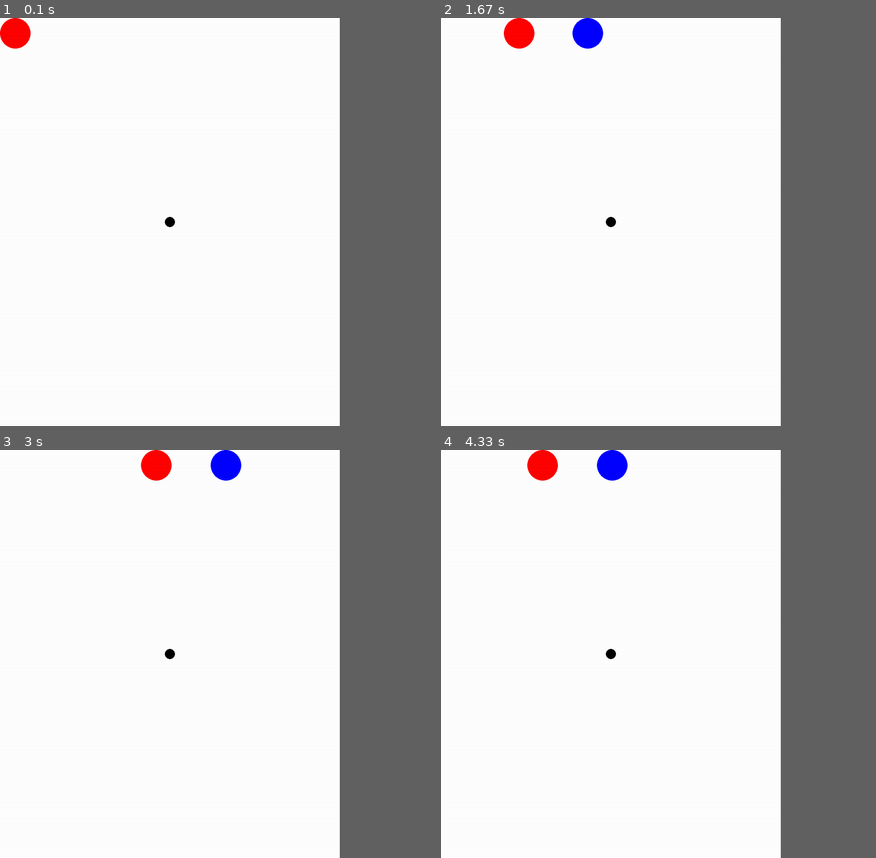
Above: before the commit, frames 1-4 (two rows, left to right).
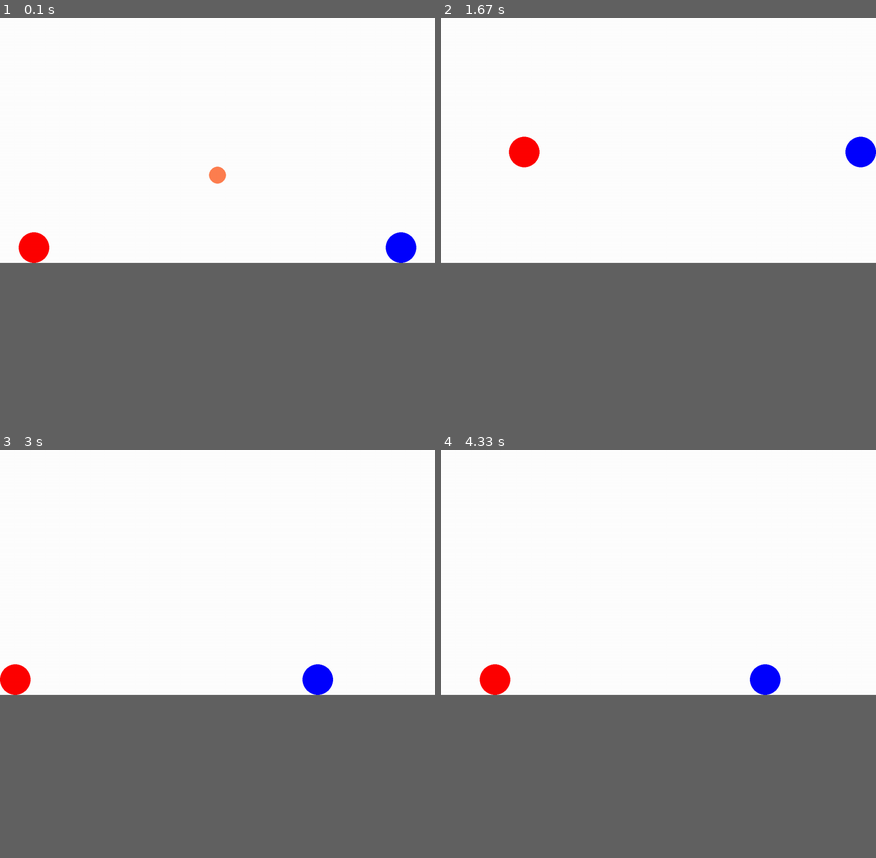
Above: after the commit, the same moments.

Repository: TaySay95/Programming
Game: pygame game, started from final.py
Two runs of this game, one before a commit and one after it. Both use one fixed random seed, a clock stepped at 60 frames per second and the inputs below.
Inputs:
- Up to frame 1 (0.1 s): no input
- Up to frame 2 (1.67 s): hold A 0.33-0.8 s; hold Right 0.33-0.8 s; hold Right 0.83-1.3 s; hold D 0.83-1.3 s; hold Up 1.33-1.63 s; hold W 1.33-1.63 s
- Up to frame 3 (3 s): hold Right 1.67-2.13 s; hold D 1.67-2.13 s; hold Left 2.17-2.7 s; hold A 2.17-2.7 s; hold Left from 2.73 s (still down); hold A from 2.73 s (still down)
- Up to frame 4 (4.33 s): release Left at 3.13 s; release A at 3.13 s; hold Up 3.17-3.53 s; hold W 3.17-3.53 s; hold Right 3.57-4.2 s; hold D 3.57-4.2 s; hold Left from 4.23 s (still down); hold A from 4.23 s (still down)
In our replay, the window is 703x843 before the commit and 900x506 after it. These sizes can differ from the game's own. Grey fills any space a smaller window leaves; there, only what the larger window draws over its background counts as a difference.

The runs differ from the first frame. In frame 1, 1.4% of the frame differs, in the area x 0-96%, y 0-61%; in frame 2, 1.7%; in frame 3, 1.7%, in the area x 0-77%, y 0-61%; in frame 4, 1.7%.

Commit message:
chaned to basketball

Diff:
--- a/final.py
+++ b/final.py
@@ -16,91 +16,89 @@
 GREEN = (0, 255, 0)
 BLUE = (0, 0, 255)
 GRAY = (128, 128, 128)
-PUCKBLACK = (1, 1, 1)
-
-WIDTH = 1000
-HEIGHT = 1200
+ORANGE = (255, 127, 80)
+
+WIDTH = 1280
+HEIGHT = 720
 SCREEN_SIZE = (WIDTH, HEIGHT)
 
-class Puck(pg.sprite.Sprite):
+class Ball(pg.sprite.Sprite):
     def __init__(self, players:pg.sprite.Group = None):
         super().__init__()
 
-        self.image = pg.Surface((30,30))
+        self.image = pg.Surface((50,50))
         self.image.set_colorkey(BLACK)
-        pg.draw.circle(self.image, PUCKBLACK, (15,15), 15)
+        pg.draw.circle(self.image, ORANGE, (25,25), 25)
 
         self.rect = self.image.get_rect()
         self.rect.center = (WIDTH // 2, HEIGHT // 2)
         self.vel_x = 0
-        self.vel_y = 0
-        self.deceleration = 0.08
+        self.vel_y = 10
+        self.deceleration = 1
         self.slowdecel = .01
 
         self.player_sprites = players
 
     def update(self):
         """ Move puck based on contact """
-
-        collisions = pg.sprite.spritecollide(self, self.player_sprites, False)
-        for x in collisions:
-            if isinstance(x, Player):
-                # Increase puck velocity to 15
-                self.vel_x = 15
-                self.vel_y = 15
+        # collisions = pg.sprite.spritecollide(self, self.player_sprites, False)
+        # for x in collisions:
+        #     if isinstance(x, Player):
+        #         # Increase puck velocity to 15
+        #         self.vel_x = 15
+        #         self.vel_y = 15
 
         # Decleration
-        if self.rect.right > WIDTH:
-            self.rect.right = WIDTH
-            self.vel_x = self.vel_x * -1
-        if self.rect.left < 0:
-            self.rect.left = 0
-            self.vel_x = self.vel_x * -1
-        if self.rect.bottom > HEIGHT:
-            self.rect.bottom = HEIGHT
+        # if self.rect.right > WIDTH:
+        #     self.rect.right = WIDTH
+        #     self.vel_x = self.vel_x * -1
+        # if self.rect.left < 0:
+        #     self.rect.left = 0
+        #     self.vel_x = self.vel_x * -1
+        if self.rect.y< HEIGHT:
+            self.vel_y = self.vel_y + 2
+
+        if self.rect.bottom == 720:
             self.vel_y = self.vel_y * -1
-        if self.rect.top < 0:
-            self.rect.top = 0
-            self.vel_y = self.vel_y * -1
+        if self.rect.y < 720 and self.vel_y < 0:
+            self.vel_y =self.vel_y *-1
+
 
         self.rect.x += self.vel_x
         self.rect.y += self.vel_y
 
-        if self.vel_x >1:
-            self.vel_x = max(self.vel_x - self.deceleration, 0)
-        elif self.vel_x <1:
-            self.vel_x = min(self.vel_x + self.deceleration, 0)
-        elif self.vel_x > 0:
-            self.vel_x = max(self.vel_x - self.slowdecel, 0)
-        elif self.vel_x < 0:
-            self.vel_x = min(self.vel_x + self.slowdecel, 0)
-
-        if self.vel_y > 1:
-                self.vel_y = max(self.vel_y - self.deceleration, 0)
-        elif self.vel_y < -1:
-            self.vel_y = min(self.vel_y + self.deceleration, 0)
-        elif self.vel_y > 0:
-            self.vel_y = max(self.vel_y - self.slowdecel, 0)
-        elif self.vel_y < 0:
-            self.vel_y = min(self.vel_y + self.slowdecel, 0)
-
+
+
+        # if self.vel_x >0:
+        #     self.vel_x = self.vel_x - self.deceleration
+        # elif self.vel_x <0:
+        #     self.vel_x = self.vel_x + self.deceleration
+
+        # if self.vel_y >= 0:
+        #         self.vel_y = self.vel_y - self.deceleration
+        # if self.vel_y < 0:
+        #     self.vel_y = self.vel_y + .5
 
 
 class Player(pg.sprite.Sprite):
-    def __init__(self, color, input):
+    def __init__(self, color, input, x,y):
         super().__init__()
+
 
         self.image = pg.Surface((90, 90))
         self.image.set_colorkey(BLACK)
         pg.draw.circle(self.image, color, (45, 45), 45)
 
         self.rect = self.image.get_rect()
+        self.rect.centerx = x
+        self.rect.centery = y
         # Initialize velocity
         self.vel_x = 0
-        self.vel_y = 0
-        self.acceleration = 0.2
-        self.deceleration = 0.03
-        self.slowdecel = .01
+        self.vel_y = 10
+        self.acceleration = 0.5
+        self.deceleration = 0.9
+        self.slowaccel = 4
+
         self.input = input
 
     def update(self):
@@ -108,34 +106,28 @@
         pressed = pg.key.get_pressed()
 
         # Handle horizontal movement
-        if pressed[self.input["left"]]:
-            self.vel_x = max(self.vel_x - self.acceleration, -6)
+        if pressed[self.input["left"]] and self.vel_y==0:
+            self.vel_x = max(self.vel_x - self.acceleration, -8)
+        elif pressed[self.input["right"]]and self.vel_y==0:
+            self.vel_x = min(self.vel_x + self.acceleration, 8)
+        elif pressed[self.input["left"]]:
+            self.vel_x = max(self.vel_x - self.slowaccel, -3)
         elif pressed[self.input["right"]]:
-            self.vel_x = min(self.vel_x + self.acceleration, 6)
+            self.vel_x = min(self.vel_x + self.slowaccel, 3)
         else:
             if self.vel_x >1:
                 self.vel_x = max(self.vel_x - self.deceleration, 0)
             elif self.vel_x <1:
                 self.vel_x = min(self.vel_x + self.deceleration, 0)
-            elif self.vel_x > 0:
-                self.vel_x = max(self.vel_x - self.slowdecel, 0)
-            elif self.vel_x < 0:
-                self.vel_x = min(self.vel_x + self.slowdecel, 0)
 
         # Handle vertical movement
-        if pressed[self.input["up"]]:
-            self.vel_y = max(self.vel_y - self.acceleration, -6)
-        elif pressed[self.input["down"]]:
-            self.vel_y = min(self.vel_y + self.acceleration, 6)
+
+        if pressed[self.input["up"]] and self.rect.bottom > 570 and self.vel_y<=0:
+            self.vel_y = -16
         else:
-            if self.vel_y > 1:
-                self.vel_y = max(self.vel_y - self.deceleration, 0)
-            elif self.vel_y < -1:
-                self.vel_y = min(self.vel_y + self.deceleration, 0)
-            elif self.vel_y > 0:
-                self.vel_y = max(self.vel_y - self.slowdecel, 0)
-            elif self.vel_y < 0:
-                self.vel_y = min(self.vel_y + self.slowdecel, 0)
+            self.vel_y = self.vel_y + .7
+        # elif pressed[self.input["down"]]:
+        #     self.vel_y = min(self.vel_y + self.acceleration, 6)
 
 
         self.rect.x += self.vel_x
@@ -171,19 +163,19 @@
     # Create the Player sprite object
 
     player = Player(BLUE, {
-        'left': pg.K_LEFT, 'right': pg.K_RIGHT, 'up': pg.K_UP, 'down': pg.K_DOWN})
+        'left': pg.K_LEFT, 'right': pg.K_RIGHT, 'up': pg.K_UP, 'down': pg.K_DOWN}, 1180, 720)
     player2 = Player(RED, {
-        'left': pg.K_a, 'right': pg.K_d, 'up': pg.K_w, 'down': pg.K_s})
+        'left': pg.K_a, 'right': pg.K_d, 'up': pg.K_w, 'down': pg.K_s}, 100, 720)
 
     player_sprites.add(player)
     player_sprites.add(player2)
 
-    puck = Puck(player_sprites)
+    ball = Ball(player_sprites)
 
 
     all_sprites.add(player)
     all_sprites.add(player2)
-    all_sprites.add(puck)
+    all_sprites.add(ball)
 
     pg.display.set_caption("GAME")
 
